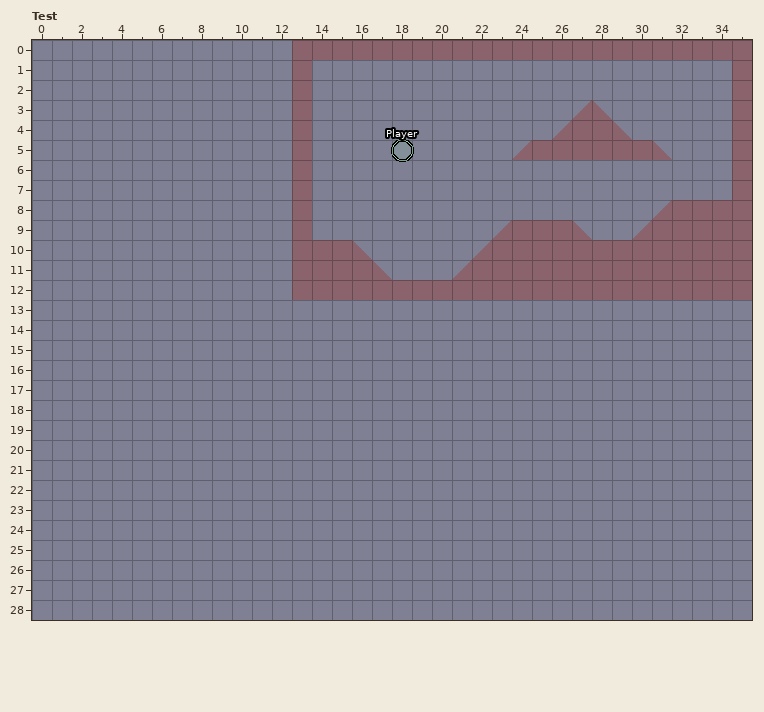
LDtk project -- sample/res/Levels.ldtk. That is the earlier state.
Cells are 32x32 px. Shown: Test x 0..35, y 0..28. The old version is drawn lined up with the new one.
Now the later version:
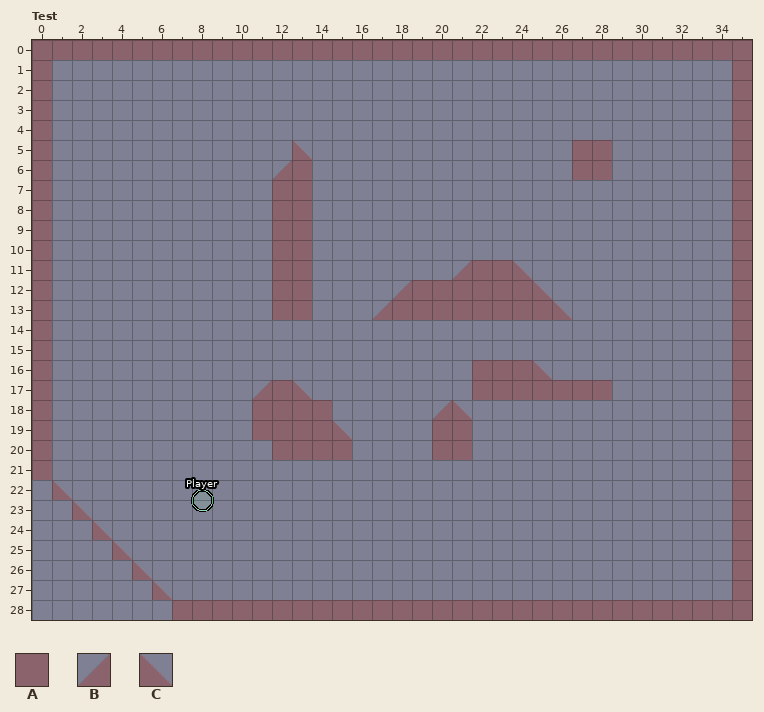
Key: from "Collision": A 0, B 1, C 2.
_ is an empty cell.
Objects are placed by their top-left corner, in cells (3,4 is the top-left corner of cell 3,4); size is 1x1 cell unless given.
See-through tiles are keyed as they look on the map.
Diff:
map size 24x14 -> 36x30 cells (old content now starts at 13,-1; both pictures use the new coordinates)
Layer "Collisions":
y 0: x 0..12 _____________ -> AAAAAAAAAAAAA
y 1..2: x 0 _ -> A; x 13 A -> _
y 3: x 0 _ -> A; x 13 A -> _; x 27..28 BC -> __
y 4: x 0 _ -> A; x 13 A -> _; x 26..29 BAAC -> ____
y 5: x 0 _ -> A; x 13 A -> C; x 24..26 BAA -> ___; x 29..31 AAC -> ___
y 6: x 0 _ -> A; x 12 _ -> B; x 27..28 __ -> AA
y 7: x 0 _ -> A; x 12 _ -> A
y 8: x 0 _ -> A; x 12 _ -> A; x 31..34 BAAA -> ____
y 9: x 0 _ -> A; x 12 _ -> A; x 23..27 BAAAC -> _____; x 30..34 BAAAA -> _____
y 10: x 0 _ -> A; x 12 _ -> A; x 14..16 AAC -> ___; x 22..34 BAAAAAAAAAAAA -> _____________
y 11: x 0 _ -> A; x 12 _ -> A; x 14..17 AAAC -> ____; x 24..34 AAAAAAAAAAA -> C__________
y 12: x 0 _ -> A; x 12 _ -> A; x 14..18 AAAAA -> ____B; x 25..34 AAAAAAAAAA -> C_________
y 13: x 0 _ -> A; x 12..13 __ -> AA; x 17..26 __________ -> BAAAAAAAAC; x 35 _ -> A
y 14..15: x 0 _ -> A; x 35 _ -> A
y 16: x 0 _ -> A; x 22..25 ____ -> AAAC; x 35 _ -> A
y 17: x 0 _ -> A; x 11..13 ___ -> BAC; x 22..28 _______ -> AAAAAAA; x 35 _ -> A
y 18: x 0 _ -> A; x 11..14 ____ -> AAAA; x 20..21 __ -> BC; x 35 _ -> A
y 19: x 0 _ -> A; x 11..15 _____ -> AAAAC; x 20..21 __ -> AA; x 35 _ -> A
y 20: x 0 _ -> A; x 12..15 ____ -> AAAA; x 20..21 __ -> AA; x 35 _ -> A
y 21: x 0 _ -> A; x 35 _ -> A
y 22: x 1 _ -> C; x 35 _ -> A
y 23: x 2 _ -> C; x 35 _ -> A
y 24: x 3 _ -> C; x 35 _ -> A
y 25: x 4 _ -> C; x 35 _ -> A
y 26: x 5 _ -> C; x 35 _ -> A
y 27: x 6 _ -> C; x 35 _ -> A
y 28: x 7..35 _____________________________ -> AAAAAAAAAAAAAAAAAAAAAAAAAAAAA
Layer "Entities":
changed: "Player" ellipse at 18,5 -> "Player" ellipse at 8,22.5
